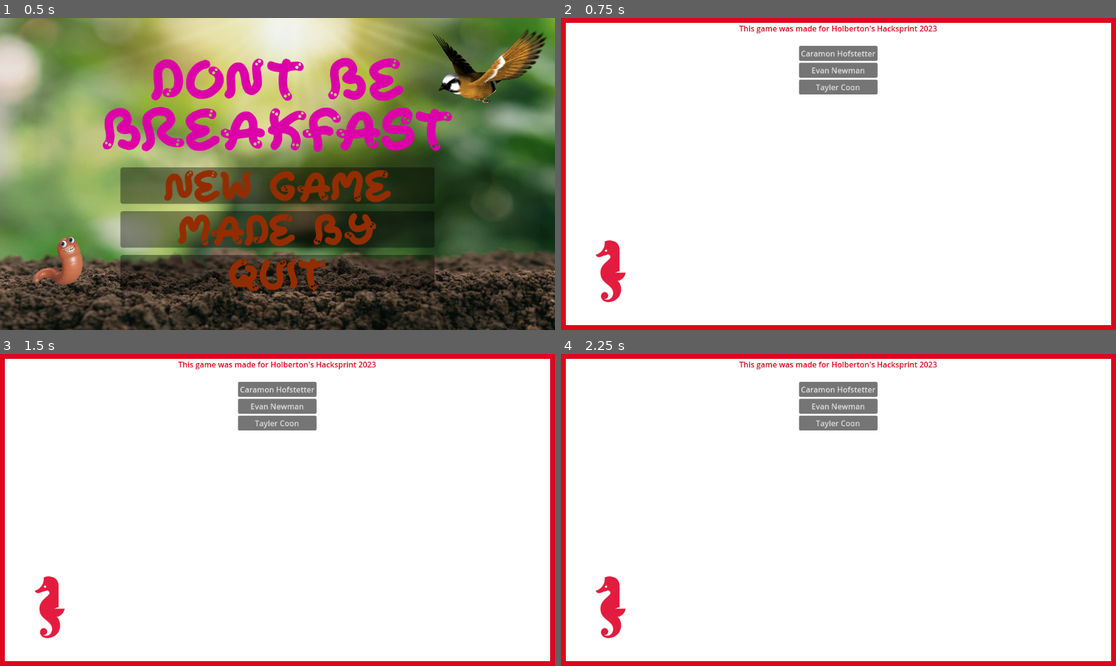
Above: before the commit, frames 1-4 (two rows, left to right).
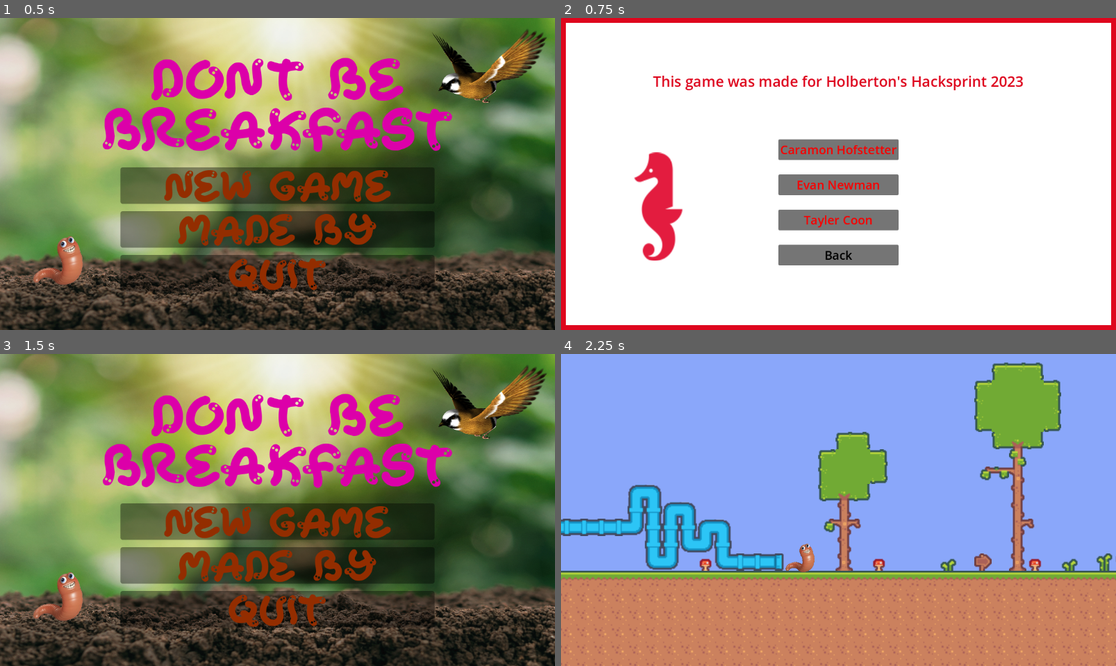
Above: after the commit, the same moments.

Repository: gumquat/DontBeBreakfast
Game: Godot game, scene res://scenes/main_menu.tscn
The game is run twice, just before and just after one commit, with the same random seed, the same clock (stepped at 60 frames per second) and the same inputs.
Inputs (mouse positions are in pixels of both pictures, inside the frame that each line leads up to):
- Up to frame 1 (0.5 s): no input
- Up to frame 2 (0.75 s): click "Made By" at 0.5 s
- Up to frame 3 (1.5 s): click (277, 591) at 1.25 s, where only the run after the commit has a clickable "Back"
- Up to frame 4 (2.25 s): click (838, 522) at 2 s, where only the run after the commit has a clickable "New Game"

Frame 1 is identical in both runs. In frame 2, 11% of the frame differs, in the area x 6-84%, y 2-92%; in frame 3, 100%; in frame 4, 100%, in the area x 0-100%, y 0-100%.

Commit message:
madeby screen

Diff:
--- /dev/null
+++ b/scenes/MadeBy.gd
@@ -0,0 +1,5 @@
+extends CanvasLayer
+
+
+func _on_button_pressed():
+	get_tree().change_scene_to_file("res://scenes/main_menu.tscn")
--- a/scenes/MadeBy.tscn
+++ b/scenes/MadeBy.tscn
@@ -1,5 +1,6 @@
-[gd_scene load_steps=3 format=3 uid="uid://bhu6heyunablg"]
+[gd_scene load_steps=4 format=3 uid="uid://bhu6heyunablg"]
 
+[ext_resource type="Script" path="res://scenes/MadeBy.gd" id="1_4f8c4"]
 [ext_resource type="Texture2D" uid="uid://djvq7v5qdprm2" path="res://art assets/seahorse.png" id="1_p0jtc"]
 
 [sub_resource type="StyleBoxFlat" id="StyleBoxFlat_ted84"]
@@ -11,6 +12,7 @@
 border_color = Color(0.870588, 0.0235294, 0.113725, 1)
 
 [node name="CanvasLayer" type="CanvasLayer"]
+script = ExtResource("1_4f8c4")
 
 [node name="PanelContainer" type="PanelContainer" parent="."]
 anchors_preset = 15
@@ -22,14 +24,17 @@
 
 [node name="MarginContainer" type="MarginContainer" parent="PanelContainer"]
 layout_mode = 2
+theme_override_constants/margin_left = 0
+theme_override_constants/margin_top = 100
 
 [node name="Rows" type="VBoxContainer" parent="PanelContainer/MarginContainer"]
 layout_mode = 2
-theme_override_constants/separation = 25
+theme_override_constants/separation = 100
 
 [node name="Label" type="Label" parent="PanelContainer/MarginContainer/Rows"]
 layout_mode = 2
 theme_override_colors/font_color = Color(0.870588, 0.0235294, 0.113725, 1)
+theme_override_font_sizes/font_size = 30
 text = "This game was made for Holberton's Hacksprint 2023"
 horizontal_alignment = 1
 vertical_alignment = 1
@@ -39,19 +44,40 @@
 
 [node name="VBoxContainer" type="VBoxContainer" parent="PanelContainer/MarginContainer/Rows/CenterContainer"]
 layout_mode = 2
+theme_override_constants/separation = 30
 
 [node name="Caramon" type="Button" parent="PanelContainer/MarginContainer/Rows/CenterContainer/VBoxContainer"]
 layout_mode = 2
+theme_override_colors/font_color = Color(0.976471, 0, 0, 1)
+theme_override_font_sizes/font_size = 25
 text = "Caramon Hofstetter"
 
 [node name="Evan" type="Button" parent="PanelContainer/MarginContainer/Rows/CenterContainer/VBoxContainer"]
 layout_mode = 2
+theme_override_colors/font_color = Color(0.976471, 0, 0, 1)
+theme_override_font_sizes/font_size = 25
 text = "Evan Newman"
 
 [node name="Tayler" type="Button" parent="PanelContainer/MarginContainer/Rows/CenterContainer/VBoxContainer"]
 layout_mode = 2
+theme_override_colors/font_color = Color(0.976471, 0, 0, 1)
+theme_override_font_sizes/font_size = 25
 text = "Tayler Coon"
 
+[node name="VBoxContainer" type="VBoxContainer" parent="PanelContainer/MarginContainer/Rows/CenterContainer/VBoxContainer"]
+layout_mode = 2
+theme_override_constants/separation = 100
+
+[node name="Button" type="Button" parent="PanelContainer/MarginContainer/Rows/CenterContainer/VBoxContainer/VBoxContainer"]
+layout_mode = 2
+theme_override_colors/font_color = Color(0, 0, 0, 1)
+theme_override_font_sizes/font_size = 25
+text = "Back
+"
+
 [node name="Seahorse" type="Sprite2D" parent="."]
-position = Vector2(103, 526)
+position = Vector2(202, 392)
+scale = Vector2(1.60938, 1.75781)
 texture = ExtResource("1_p0jtc")
+
+[connection signal="pressed" from="PanelContainer/MarginContainer/Rows/CenterContainer/VBoxContainer/VBoxContainer/Button" to="." method="_on_button_pressed"]
